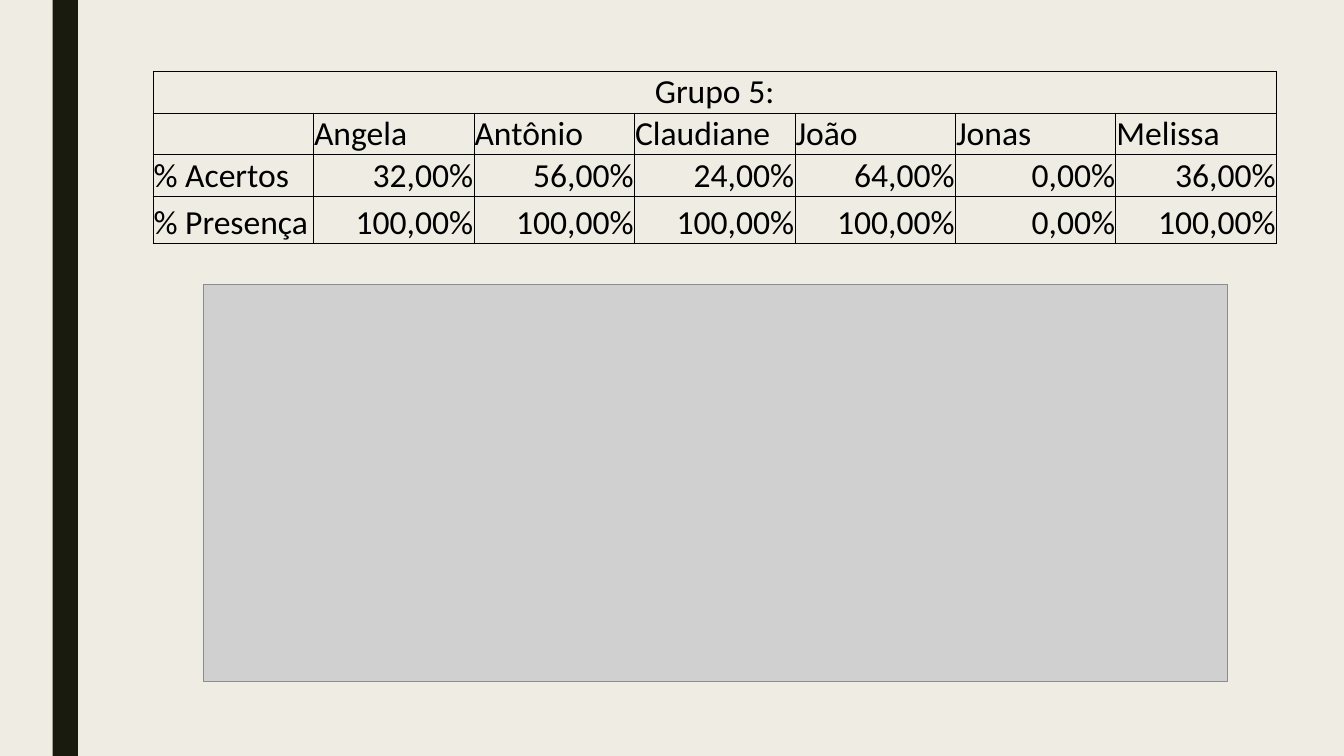
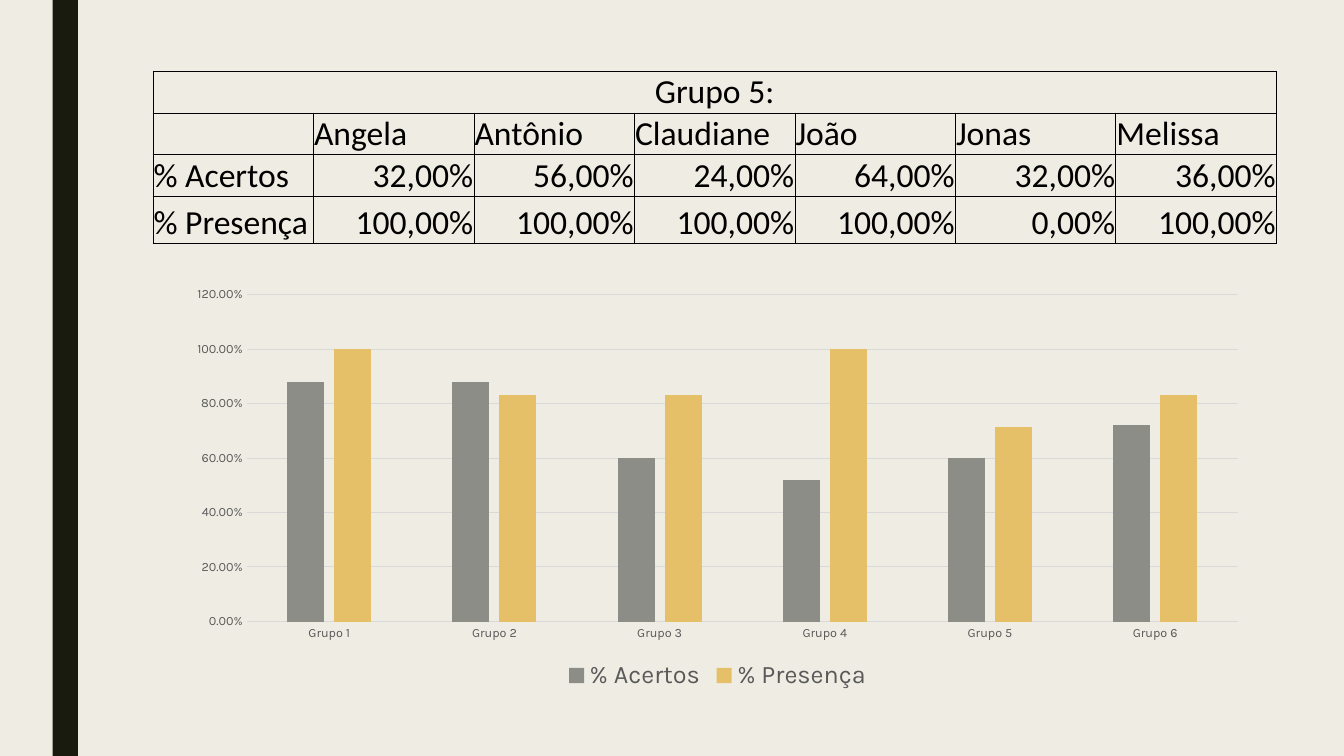
Before and after one commit to Time-Cinco/Avalia-o-1-e-2-, a slide deck: slide 4 of Apresentação time cinco.pptx (slide 7 before the commit). Drawn at 1344x756 pixels with LibreOffice and Linux fonts; fonts in the diff are those of the drawing; grey boxes stand for pictures. Boxes give left, top, right and bottom in pixels: in the first picture for what was removed or moved away, otherwise in the second. Text is boxed around its words. In the diff, an @@ line names an element or a change of style, - is before the commit and + after.

```diff
--- a/Apresentação time cinco.pptx
+++ b/Apresentação time cinco.pptx
@@ table at [153, 72, 1275, 244] @@
-row 3, column 6: 0,00%
+row 3, column 6: 32,00%
@@ column chart added at [175, 279, 1259, 696] @@
+categories: Grupo 1, Grupo 2, Grupo 3, Grupo 4, Grupo 5, Grupo 6
+% Acertos: 0.88, 0.88, 0.6, 0.52, 0.6, 0.72
+% Presença: 1, 0.83, 0.83, 1, 0.71, 0.83
@@ picture removed at [204, 284, 1228, 682] @@
```
Also in this commit, not shown: 4 other slides changed, 5 slides added, 6 slides removed.
